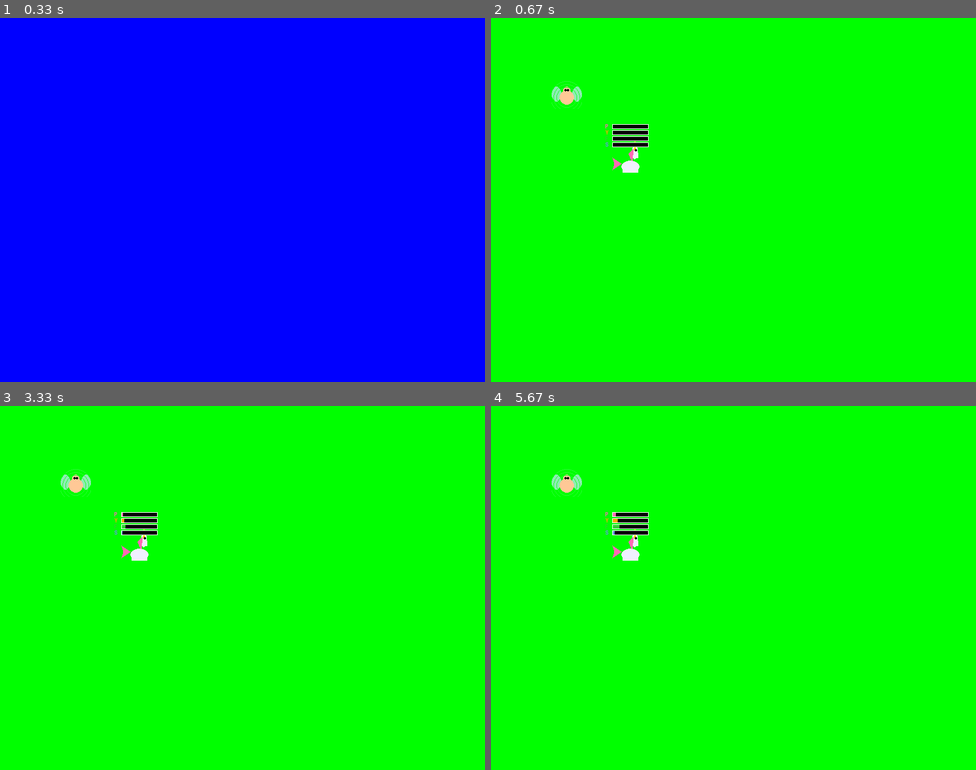
Above: before the commit, frames 1-4 (two rows, left to right).
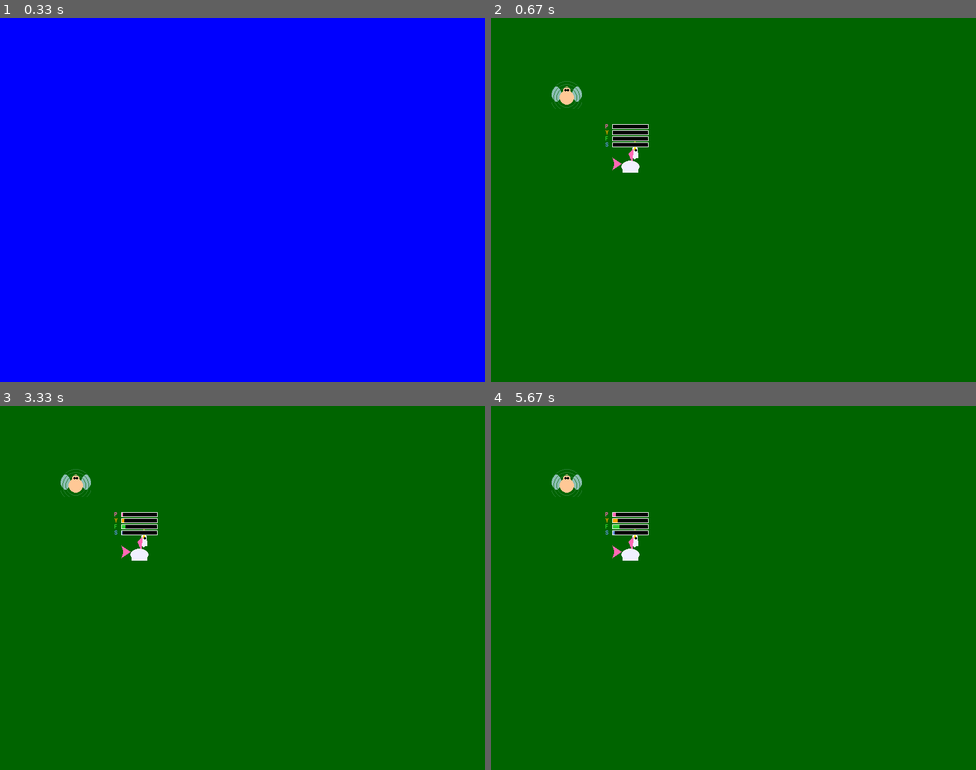
Above: after the commit, the same moments.

Repository: emptyhead/unicorn-fairies-pygame
Game: pygame game, started from main.py
Two runs of this game, one before a commit and one after it. Both use one fixed random seed, a clock stepped at 60 frames per second and the inputs below.
Inputs:
- Up to frame 1 (0.33 s): no input
- Up to frame 2 (0.67 s): tap Enter at 0.33 s
- Up to frame 3 (3.33 s): no input
- Up to frame 4 (5.67 s): no input

Frame 1 is identical in both runs. In frame 2, 99% of the frame differs, in the area x 0-100%, y 0-100%; in frame 3, 99%; in frame 4, 99%.

Commit message:
Finished Graphics feature

Diff:
--- a/src/states.py
+++ b/src/states.py
@@ -27,15 +27,15 @@
         super().__init__(game)
         # Create unicorn once, not every frame
         self.unicorn = Unicorn("Sparkle", "A magical pink unicorn", 50, x=200, y=200)
+        # create a fairy and draw on screen
+        self.fairy = Fairy("Fairy", "Description", 10, x=100, y=100)
 
     def update(self, delta_time: float = 0):
         # Update unicorn needs
         self.unicorn.update(delta_time)
 
     def draw(self, screen):
-        screen.fill("green") # Placeholder for Level 1
-        # create a fairy and draw on screen
-        fairy = Fairy("Fairy", "Description", 10, x=100, y=100)
-        fairy.draw(screen)
+        screen.fill("darkgreen") # Placeholder for Level 1
+        self.fairy.draw(screen)
         # draw the unicorn (created once in __init__)
         self.unicorn.draw(screen)
